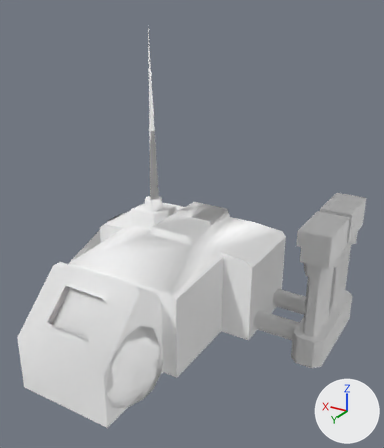
Renders of the OBJ model Assets/Art/Nova1492/GXConverted/Models/Characters/MobAndBoss/datan_common_mb1_ccd42563.obj from each side of a commit.
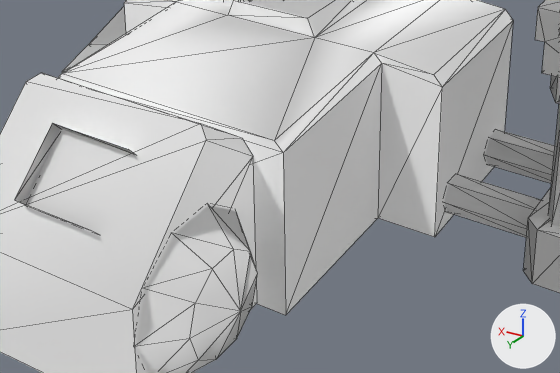
Old and new are each drawn whole from a 50 mm camera at (-5.92, 8.91, 6.89) aimed at (-0.53, -0.08, 2.4) and again close up on the part from 11% to 80% of the width and 51% to 90% of the height. Arrows for +X, +Y and +Z are at lower right; the lights stay in place. The first two pictures are the older version. The close-ups show mesh edges as thin lines. Where no turn or scale is listed for an object, it has been applied to the vertices. Vertices at exactly the same position are counted once.

In view in the first close-up: 'datan_common_mb1_ccd42563'.
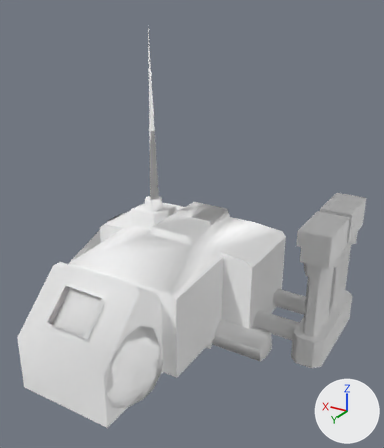
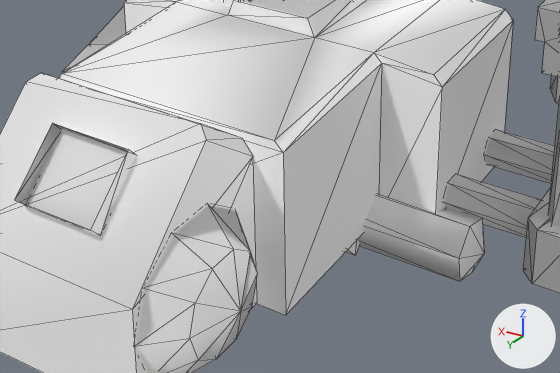
Diff of the bpy script that builds the scene:
```diff
--- a/Assets/Art/Nova1492/GXConverted/Models/Characters/MobAndBoss/datan_common_mb1_ccd42563.obj.py
+++ b/Assets/Art/Nova1492/GXConverted/Models/Characters/MobAndBoss/datan_common_mb1_ccd42563.obj.py
@@ me_datan_common_mb1_ccd42563 @@
 # used by ob_datan_common_mb1_ccd42563; location = (0.0, 0.0, 0.0)
 # verts and faces of me_datan_common_mb1_ccd42563; kept vertices keep their numbers, new ones are numbered from 386
 # before: 377 (-0.42, 2.71, 1.91), 380 (-0.42, 2.82, 2.03) at pixel (128, 149), 383 (-0.42, 3.23, 1.42) at pixel (100, 235), 384 (-0.42, 3.35, 1.54) at pixel (90, 230)
-me_datan_common_mb1_ccd42563.from_pydata(...)  # 386 vertices, 531 faces; spans x -3.65..3.56, y -3.8..3.58, z -0.01..6.43
+me_datan_common_mb1_ccd42563.from_pydata(...)  # 386 vertices, 533 faces; spans x -3.65..3.56, y -3.8..3.58, z -0.01..6.43
+# me_datan_common_mb1_ccd42563 part 1
+faces += [(377, 380, 383), (380, 384, 383)]
 me_datan_common_mb1_ccd42563.materials.append(mat_datan_common_mb1_ccd42563)
@@ me_datan_common_mb1_ccd42563_mesh07 @@
+me_datan_common_mb1_ccd42563_mesh07.from_pydata(...)  # a UV sphere (6 segments, 3 rings, poles along x) spanning x -2.56..2.56, y -0.33..0.33, z -0.33..0.33
+me_datan_common_mb1_ccd42563_mesh07.materials.append(mat_datan_common_mb1_ccd42563)  # its picture is missing
@@ me_datan_common_mb1_ccd42563_mesh06 @@
+me_datan_common_mb1_ccd42563_mesh06.from_pydata([(-1.25, -0.33, 0.31), (-1.25, 0.33, -0.31), (1.25, 0.33, -0.31), (1.25, -0.33, 0.31), (-1.25, 0.14, 0.82), (1.25, 0.14, 0.82), (1.25, 0.81, 0.2), (-1.25, 0.81, 0.2)], [], [(0, 1, 2), (2, 3, 0), (4, 5, 6), (6, 7, 4), (0, 3, 5), (5, 4, 0), (3, 2, 6), (6, 5, 3), (2, 1, 7), (7, 6, 2), (1, 0, 4), (4, 7, 1)])
+me_datan_common_mb1_ccd42563_mesh06.materials.append(mat_datan_common_mb1_ccd42563)  # its picture is missing
@@ ob_datan_common_mb1_ccd42563_mesh07 @@
+ob_datan_common_mb1_ccd42563_mesh07 = bpy.data.objects.new('datan_common_mb1_ccd42563_mesh07', me_datan_common_mb1_ccd42563_mesh07)
+ob_datan_common_mb1_ccd42563_mesh07.location = (0.0, 0.0, 0.0)
@@ ob_datan_common_mb1_ccd42563_mesh06 @@
+ob_datan_common_mb1_ccd42563_mesh06 = bpy.data.objects.new('datan_common_mb1_ccd42563_mesh06', me_datan_common_mb1_ccd42563_mesh06)
+ob_datan_common_mb1_ccd42563_mesh06.location = (0.0, 0.0, 0.0)
```

Pixel boxes [x1, y1, x2, y2] of what changed, in the close-ups (560 x 373 px):
'datan_common_mb1_ccd42563_mesh07', added: after [358, 194, 484, 281]
'datan_common_mb1_ccd42563_mesh06', added (mostly hidden): after [346, 240, 359, 256]
part 1 of me_datan_common_mb1_ccd42563, added: after [91, 150, 136, 235]
